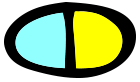
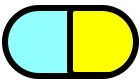
Layered file, before and after one edit (140x82). Changes by layer:
hid "Vector Smart Object" over [4, 2, 136, 78]
added layer "Rectangle 2" above "Rectangle 1" over [67, 5, 139, 78]
added layer "Rectangle 1" over [2, 5, 139, 79]
